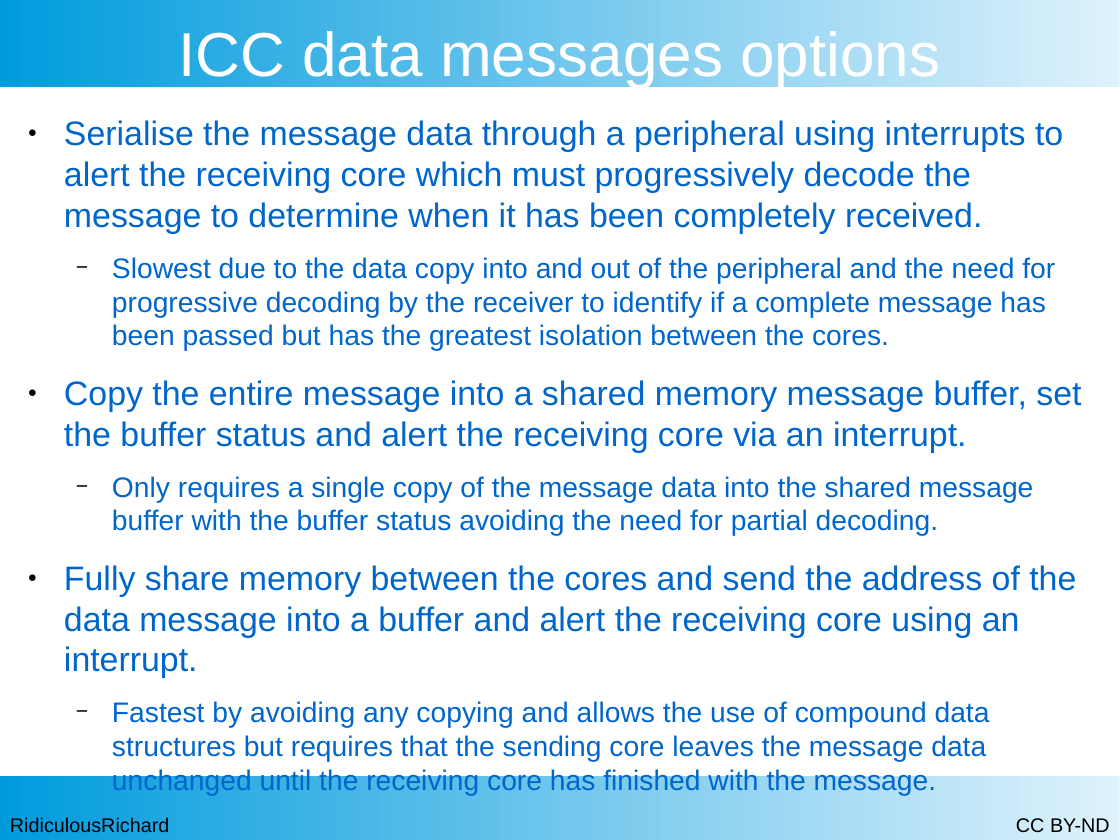
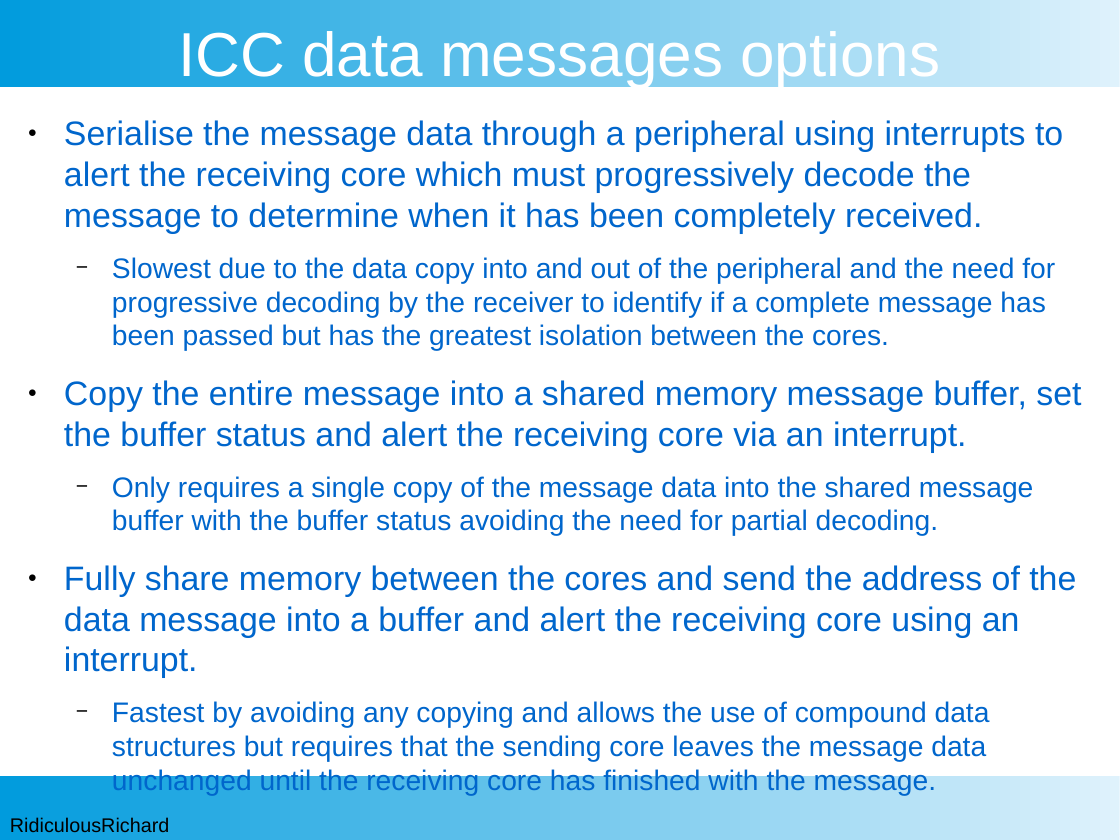
Before and after one commit to RidiculousRichard/presentations, a slide deck: slide 7 of Demystifying ICC.odp. Drawn at 1120x840 pixels with LibreOffice and Linux fonts; fonts in the diff are those of the drawing; background and template pictures are left out. Boxes give left, top, right and bottom in pixels: in the first picture for what was removed or moved away, otherwise in the second. Text is boxed around its words. In the diff, an @@ line names an element or a change of style, - is before the commit and + after.

```diff
--- a/Demystifying ICC.odp
+++ b/Demystifying ICC.odp
@@ text removed at (1016,818,1110,833) @@
-CC BY-ND
```
Also in this commit, not shown: 13 other slides changed.
